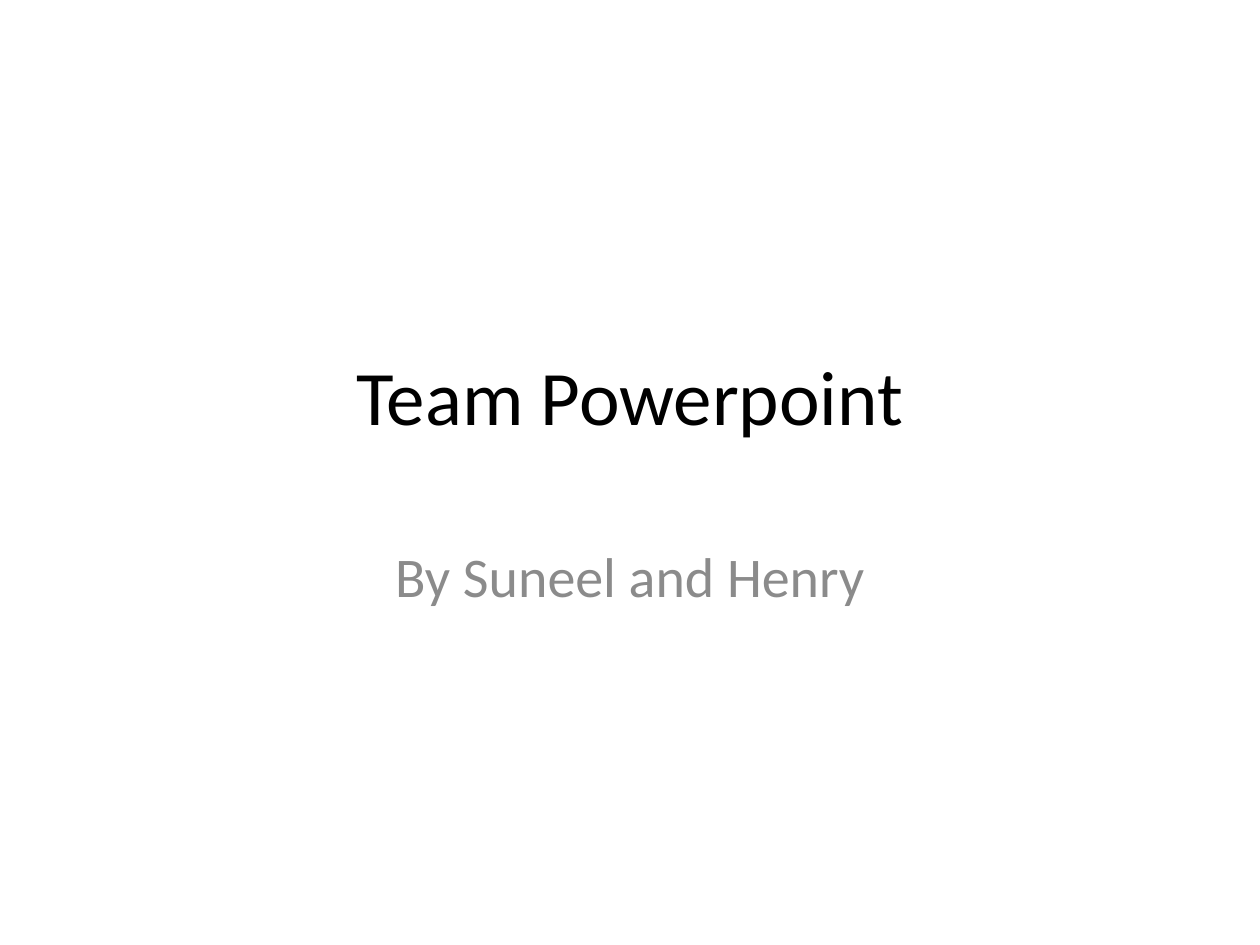
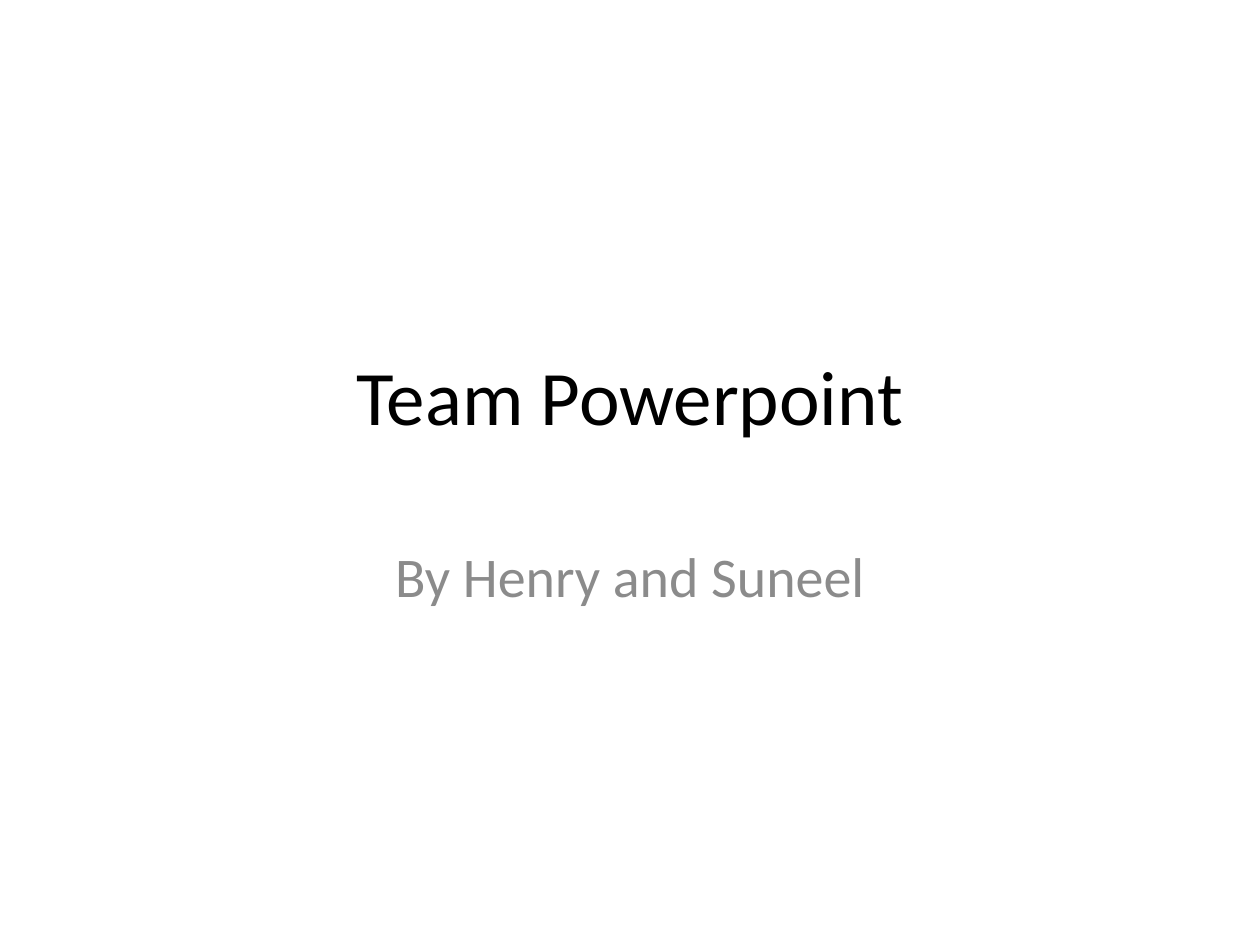
Before and after one commit to simplefractal/ppt, a slide deck: slide 1 of src/team-ppt-2.pptx. Drawn at 1260x945 pixels with LibreOffice and Linux fonts; fonts in the diff are those of the drawing. Boxes give left, top, right and bottom in pixels: in the first picture for what was removed or moved away, otherwise in the second. Text is boxed around its words. In the diff, an @@ line names an element or a change of style, - is before the commit and + after.

Commit message:
implemented get_slide_changes

```diff
--- a/src/team-ppt-2.pptx
+++ b/src/team-ppt-2.pptx
@@ subtitle at [395, 558, 864, 606]: text changed @@
-By Suneel and Henry
+By Henry and Suneel
```
Also in this commit, not shown: 2 other files.
